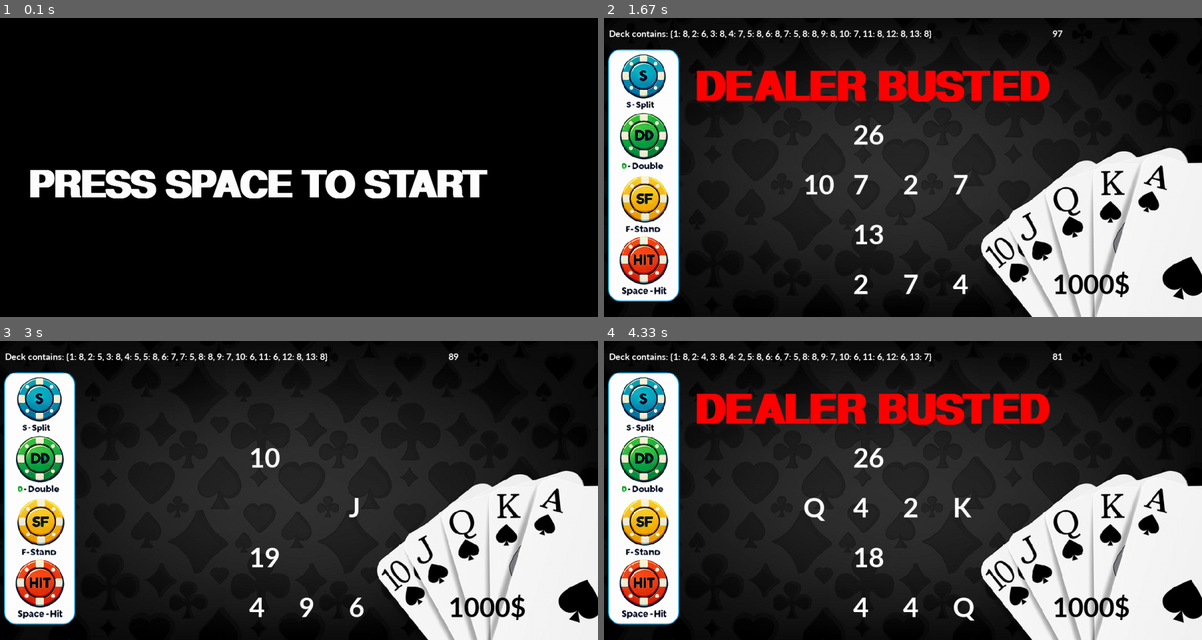
Above: before the commit, frames 1-4 (two rows, left to right).
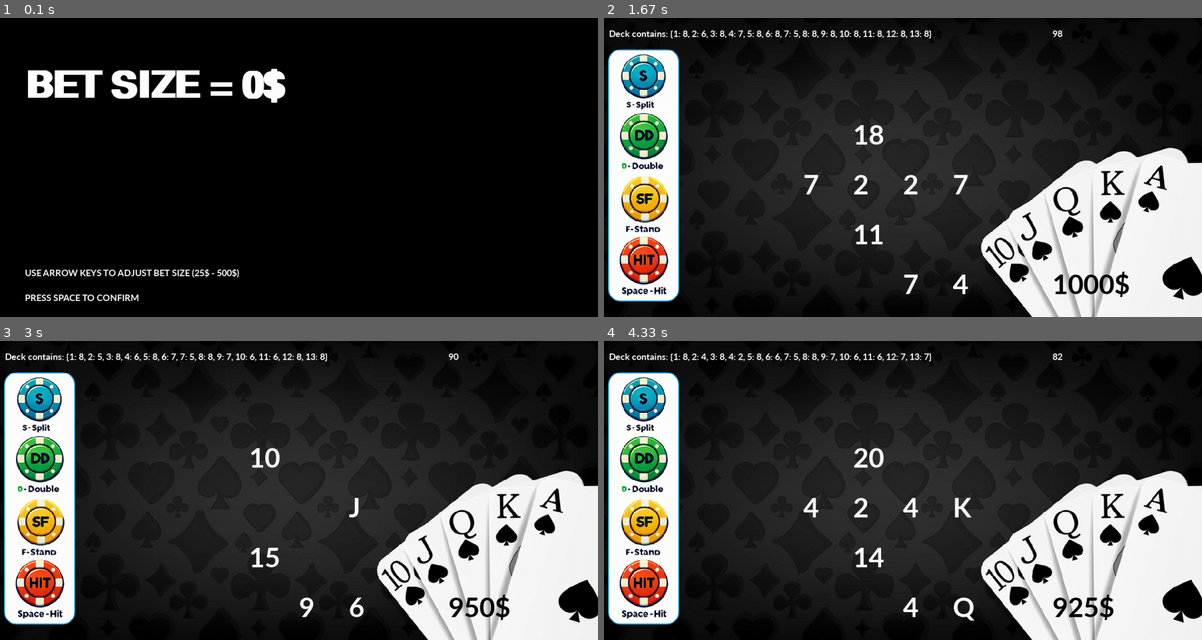
Above: after the commit, the same moments.

Repository: AdrianSV06/pygame.blackjack
Game: pygame game, started from bjgame.py
The game is run twice, just before and just after one commit, with the same random seed, the same clock (stepped at 60 frames per second) and the same inputs.
Inputs:
- Up to frame 1 (0.1 s): no input
- Up to frame 2 (1.67 s): hold Up 0.33-0.8 s; tap Space at 0.83, 1.17 s; hold F from 1.5 s (still down); hold S from 1.5 s (still down)
- Up to frame 3 (3 s): release F at 1.8 s; release S at 1.8 s; tap Space at 1.83, 2.23, 2.57, 2.87 s; hold S 2.17-2.47 s; hold D from 2.5 s (still down)
- Up to frame 4 (4.33 s): release D at 3.13 s; hold S 3.17-3.53 s; tap Space at 3.23, 3.63, 3.93 s; hold D 3.57-4.03 s; tap F at 4.07 s

The runs differ from the first frame. In frame 1, 8.0% of the frame differs, in the area x 4-82%, y 16-95%; in frame 2, 4.7%; in frame 3, 0.6%; in frame 4, 5.2%.

Commit message:
Update bjgame.py
added bj, and comments, fixed flawed logic

Diff:
--- a/bjgame.py
+++ b/bjgame.py
@@ -44,24 +44,59 @@
 font2 = pygame.font.SysFont("Calibri", 20, True)
 font3 = pygame.font.SysFont("C:/Users/adria/OneDrive/Python/blackjack/October Crow.ttf", 120, True)
 font4 = pygame.font.SysFont("C:/Users/adria/OneDrive/Python/blackjack/October Crow.ttf", 110, True)
+shuffle_text = font4.render("SHUFFLING DECK", True, (255, 255, 255))
 deck = Deck(2)
 card = None
 start = True
 stand = True
 soft = False
+double = False
 d_soft = False
+bj = False
+s_bj = False
+double_split = False
 player_value = 0
 split = False
 acc_split_c1 = False
 acc_split_c2 = False
 card_list = []
 dealer_card_list = []
-split_player_card_list = []
 player_balance = 1000
+bet = 0
+o_bet = 0
+bet_choice = False
 card_display = {1: "A", 11: "J", 12: "Q", 13: "K"}
+#choose bet function
+while not bet_choice:
+    for event in pygame.event.get():
+        if event.type == pygame.QUIT:
+            pygame.quit()
+            sys.exit()
+        if event.type == pygame.KEYDOWN:
+            if event.key == pygame.K_UP and bet < 500:
+                bet += 25
+                o_bet += 25
+            if event.key == pygame.K_DOWN and bet > 0:
+                bet -= 25
+                o_bet -= 25
+            if event.key == pygame.K_SPACE and bet > 0:
+                bet_choice = True
+    screen.fill((0, 0, 0))
+    bet_text = font4.render("BET SIZE = " + str(bet) + "$", True, (255, 255, 255))
+    info_text = font2.render("USE ARROW KEYS TO ADJUST BET SIZE (25$ - 500$)", True, (255, 255, 255))
+    info_text2 = font2.render("PRESS SPACE TO CONFIRM", True, (255, 255, 255))
+    screen.blit(bet_text, (50, 100))
+    screen.blit(info_text, (50, 500))
+    screen.blit(info_text2, (50, 550))
+    pygame.display.update()
+
+#render starting text
 start_text = font4.render("PRESS SPACE TO START", True, (255, 255, 255))
-shuffle_text = font4.render("SHUFFLING DECK", True, (255, 255, 255))
 screen.blit(start_text, (55, 300))
+pygame.display.update()
+
+
+
 
 # Game loop
 while True:
@@ -72,20 +107,78 @@
         if event.type == pygame.KEYDOWN:
             if event.key == pygame.K_SPACE:
                 try:
-                    start = False
+                    #conditions for new hand
                     if player_value > 21 or stand == True:
+                        #calculate payout for no split no bj
+                        if start == False and split == False and bj == False:
+                            #change bet if double
+                            if double == True:
+                                bet = bet*2
+                            if player_value > 21:
+                                player_balance -= bet
+                            elif dealer_value > 21:
+                                player_balance += bet
+                            else:
+                                if dealer_value > player_value:
+                                    player_balance -= bet
+                                if player_value > dealer_value:
+                                    player_balance += bet
+
+                        #ensure correct bet size
+                        bet = o_bet
+
+                        #calculate payout if split and no bj
+                        if acc_split_c2 == True and s_bj == False:
+                            if double_split == True:
+                                bet += bet*2
+                            if s_player_value > 21:
+                                player_balance -= bet
+                            elif dealer_value > 21:
+                                player_balance += bet
+                            else:
+                                if dealer_value > s_player_value:
+                                    player_balance -= bet
+                                if s_player_value > dealer_value:
+                                    player_balance += bet
+
+                        #ensure correct bet
+                        bet = o_bet
+
+                        #payout bj no split
+                        if bj == True:
+                            player_balance += 1.5*bet
+
+                        #checks bj conditions for split
+                        if sum(10 if num in [11, 12, 13] else 11 if num == 1 else num for num in dealer_card_list) == 21 and dealer_card_count == 1:
+                            s_bj = False
+
+                        #payout for split bj
+                        if s_bj == True:
+                            player_balance += 1.5*bet
+
+                        #no decimals
+                        bet = int(bet)
+
+                        #start condition
+                        start = False
+
                         #reset veriables and deck if nescesary
                         stand = False
+                        bj = False
+                        s_bj = False
                         soft = False
                         double = False
+                        double_split = False
                         d_soft = False
                         acc_split_c1 = False
                         acc_split_c2 = False
                         if sum(deck.cards.values()) <= 20:
                             deck = Deck(2)
+                        #stores split value for second split hand
                         if split == True:
                             s_d_card = dealer_card_list[0]
-                            s_player_value = sum(10 if num in [11, 12, 13] else 11 if num == 1 else num for num in card_list)
+                            s_player_value = player_value
+                        #reset num variables and lists
                         dealer_card_count = 0
                         card_count = 0
                         card_list = []
@@ -102,6 +195,7 @@
                         if split == False:
                             card = deck.draw_card()
                             card_list.insert(card_count,card)
+                        #protocol for second split hand
                         if split == True:
                             acc_split_c2 = True
                             card_list.insert(card_count,s_card)
@@ -112,20 +206,19 @@
 
 
                     #draws next player card
-
                     card_count += 1
                     card = deck.draw_card()
                     card_list.insert(card_count,card)
+
+                    #create temporary list, and checks split acces
                     temp_list = [10 if x in (11, 12, 13) else x for x in card_list]
-
                     if len(card_list) < 3 and temp_list[0] == temp_list[1]:
                         acc_split_c1 = True
 
+                    #ensures if already split, deactivate split acces
                     if acc_split_c2 == True:
-                        card_list.pop(-1)
-                        card_count -= 1
-                        acc_split_c2 = False
                         acc_split_c1 = False
+
 
                     #checks if player soft
                     if 1 in card_list and sum(10 if num in [11, 12, 13] else 11 if num == 1 else num for num in card_list) < 22:
@@ -136,6 +229,18 @@
                     if player_value > 21:
                         sum(10 if num in [11, 12, 13] else num for num in card_list)
 
+                    #bj function
+                    if card_count == 1 and player_value == 21:
+                        stand = True
+                        d_card = deck.draw_card()
+                        dealer_card_count += 1
+                        dealer_card_list.insert(dealer_card_count, d_card)
+                        bj = True
+                        if sum(10 if num in [11, 12, 13] else 11 if num == 1 else num for num in dealer_card_list) == 21:
+                            bj = False
+
+
+
                 #if deck empty
                 except ValueError:
                     card = "No Cards"
@@ -147,11 +252,11 @@
                     break
                 #dealer draws untill 17 or higher
                 while dealer_value < 17:
-                    if 1 in dealer_card_list:
-                        d_soft = True
                     dealer_card_count += 1
                     d_card = deck.draw_card()
                     dealer_card_list.insert(dealer_card_count, d_card)
+                    if 1 in dealer_card_list:
+                        d_soft = True
                     dealer_value = sum(10 if num in [11, 12, 13] else 11 if num == 1 else num for num in dealer_card_list)
                     #checks if dealer over 21 and soft, if so, gives new value with ace = 1
                     if dealer_value > 21 and d_soft == True:
@@ -164,19 +269,25 @@
                 split = True
                 s_card = card_list[1]
                 card_list.pop(1)
-                card_count -= 1
-
+                card = deck.draw_card()
+                card_list.insert(card_count, card)
+                player_value = sum(10 if num in [11, 12, 13] else 11 if num == 1 else num for num in card_list)
+                if player_value == 21:
+                    s_bj = True
+
+            #double function
             if event.key == pygame.K_d and card_count == 1:
+                if split == True:
+                    double_split = True
+                double = True
                 card_count += 1
                 card = deck.draw_card()
                 card_list.insert(card_count,card)
                 player_value = sum(10 if num in [11, 12, 13] else 11 if num == 1 else num for num in card_list)
-
-
                 if sum(10 if num in [11, 12, 13] else num for num in card_list) < 22:
-
                     stand = True
 
+                    #saves dealer draw to next split hand
                     if split == True:
                         break
                     #dealer draws untill 17 or higher
@@ -208,13 +319,14 @@
     if start == False:
         screen.blit(background, (0, 0))
 
-
+        #player cards
         for i in range(card_count+1):
                 place = 700 - 100 * i
                 display_value = card_display.get(card_list[i], card_list[i])
                 card_text = font1.render(str(display_value), True, (255, 255, 255))
                 screen.blit(card_text, (place, 500))
 
+        #dealer cards
         for i in range(dealer_card_count+1):
                 d_place = 700 - 100 * i
                 d_display_value = card_display.get(dealer_card_list[i], dealer_card_list[i])
@@ -236,14 +348,16 @@
         balance_text = font1.render(str(player_balance) + "$", True, (0, 0, 0))
         screen.blit(balance_text,(900,500))
 
+        #soft conditions, used to ensure no buggy graphics, other soft condition ensure correct logic
         if player_value > 21:
             soft = False
             player_value = sum(10 if num in [11, 12, 13] else num for num in card_list)
 
+        #player bust
         if soft == False and player_value > 21:
             busted_text = font3.render("BUSTED", True, (255, 0, 0))
             screen.blit(busted_text, (380, 100))
-
+        #dealer bust
         if d_soft == False and dealer_value > 21:
             busted_text = font3.render("DEALER BUSTED", True, (255, 0, 0))
             screen.blit(busted_text, (180, 100))
